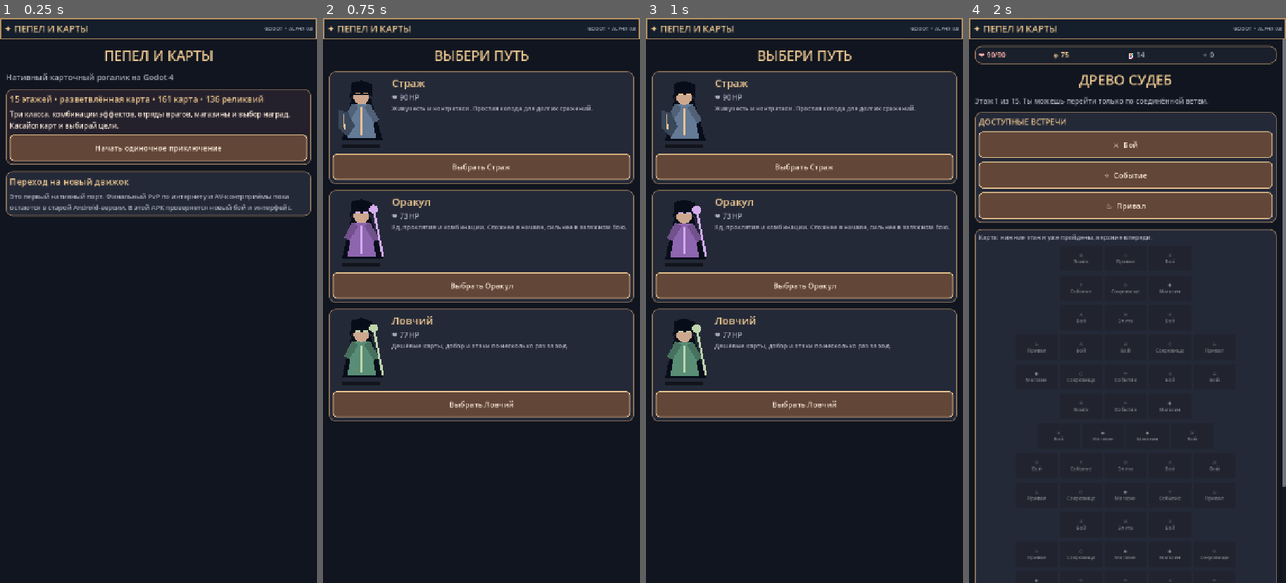
Above: before the commit, frames 1-4 (left to right).
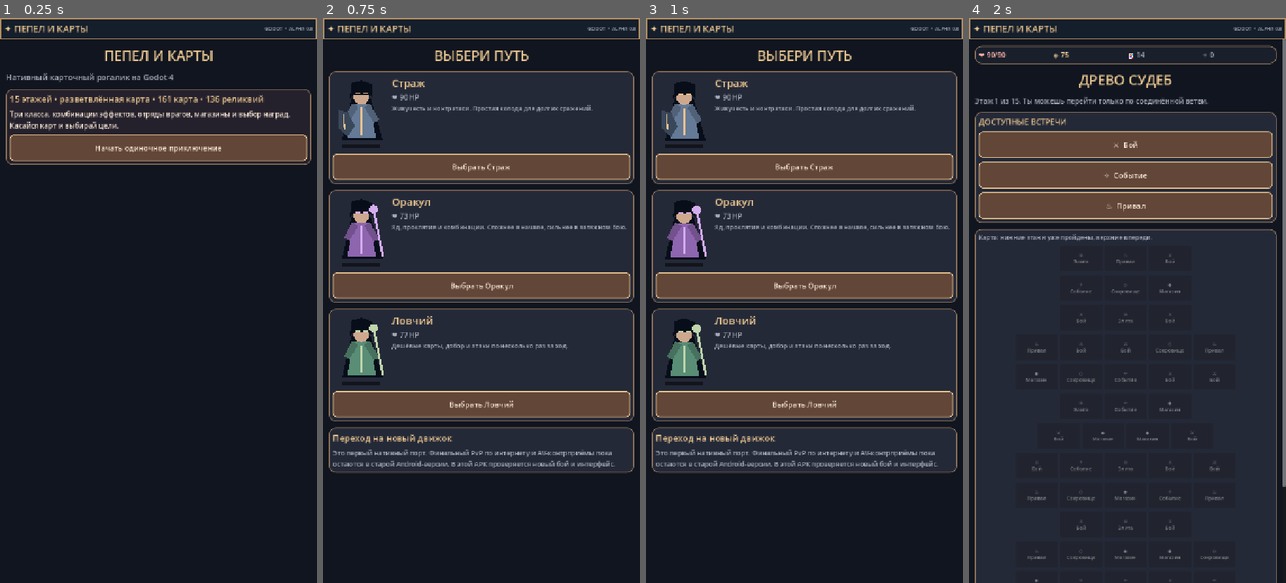
Above: after the commit, the same moments.

Repository: craftkot/Ddd
Game: Godot game, scene res://scenes/main.tscn
Same seed, same stepped clock (60 frames per second), same inputs: the game is played once before the commit and once after it.
Inputs:
- Up to frame 1 (0.25 s): no input
- Up to frame 2 (0.75 s): click "Начать одиночное приключение" at 0.5 s
- Up to frame 3 (1 s): no input
- Up to frame 4 (2 s): click "Выбрать Страж" at 1.25 s

The runs differ from the first frame. In frame 1, 7.9% of the frame differs, in the area x 1-99%, y 27-36%; in frame 2, 7.9%; in frame 3, 7.9%; in frame 4, nothing differs.

Commit message:
fix(godot): use supported CanvasItem drawing and safe GUI callback

Diff:
--- a/godot-duel/scripts/main.gd
+++ b/godot-duel/scripts/main.gd
@@ -132,7 +132,11 @@
  var intro=framed(true,Color("#25212c"))
  intro.add_child(make_text("15 этажей • разветвлённая карта • 161 карта • 136 реликвий",19,GOLD))
  intro.add_child(make_text("Три класса, комбинации эффектов, отряды врагов, магазины и выбор наград. Касайся карт и выбирай цели.",16))
- intro.add_child(make_button("Начать одиночное приключение",func():game.screen="class";render_ui()))
+ intro.add_child(make_button("Начать одиночное приключение",_open_class))
+
+func _open_class()->void:
+ game.screen="class"
+ render_ui()
  var notice=framed()
  notice.add_child(make_text("Переход на новый движок",20,GOLD))
  notice.add_child(make_text("Это первый нативный порт. Финальный PvP по интернету и AV-контрприёмы пока остаются в старой Android-версии. В этой APK проверяется новый бой и интерфейс.",15,QUIET))
